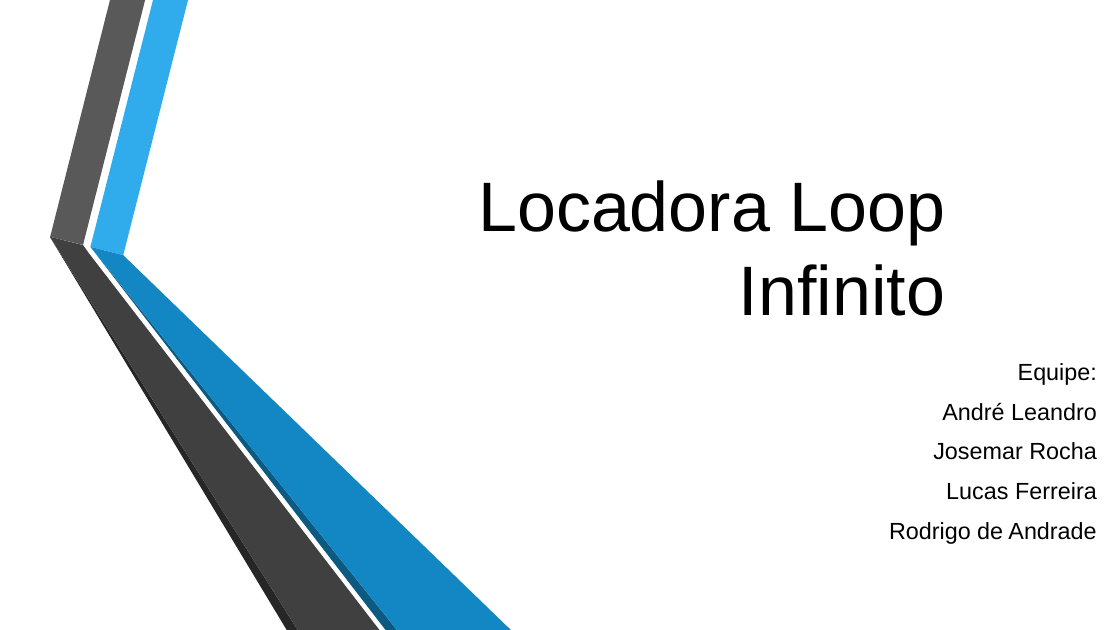
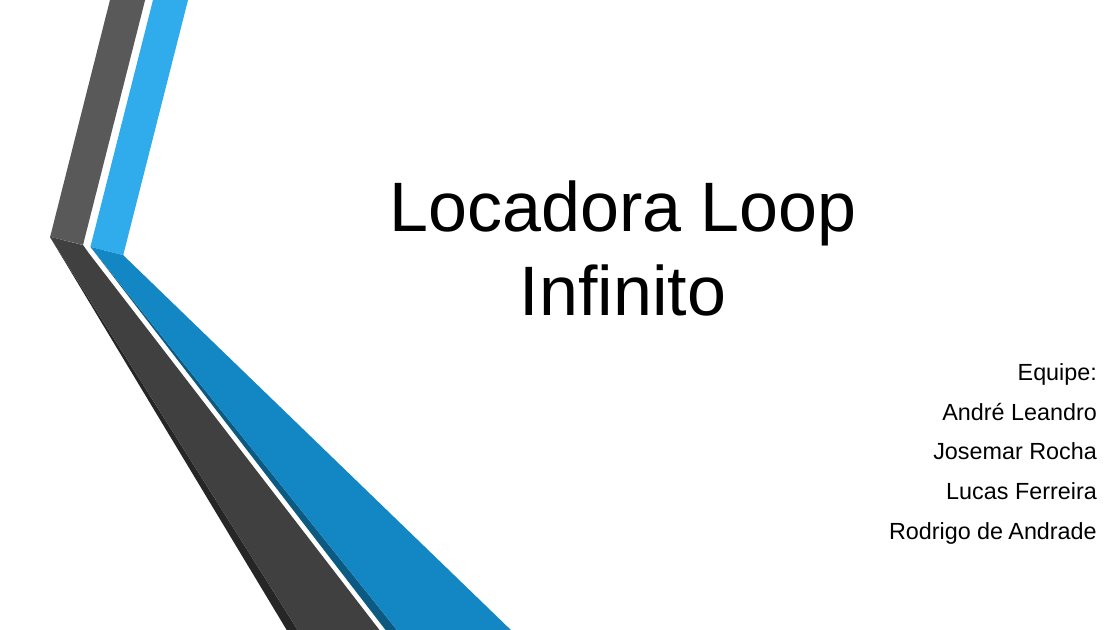
Before and after one commit to Rodrigojxj/ProjetoFinal_POO_2018.2_LocadoraDeVideo, a slide deck: slide 1 of LoopInfinito - Apresentação final.pptx. Drawn at 1120x630 pixels with LibreOffice and Linux fonts; fonts in the diff are those of the drawing; background and template pictures are left out. Boxes give left, top, right and bottom in pixels: in the first picture for what was removed or moved away, otherwise in the second. Text is boxed around its words. In the diff, an @@ line names an element or a change of style, - is before the commit and + after.

```diff
--- a/LoopInfinito - Apresentação final.pptx
+++ b/LoopInfinito - Apresentação final.pptx
@@ title "Locadora Loop Infinito" at (389,180,857,316): alignment right to centre @@
```
Also in this commit, not shown: 5 other slides changed.
